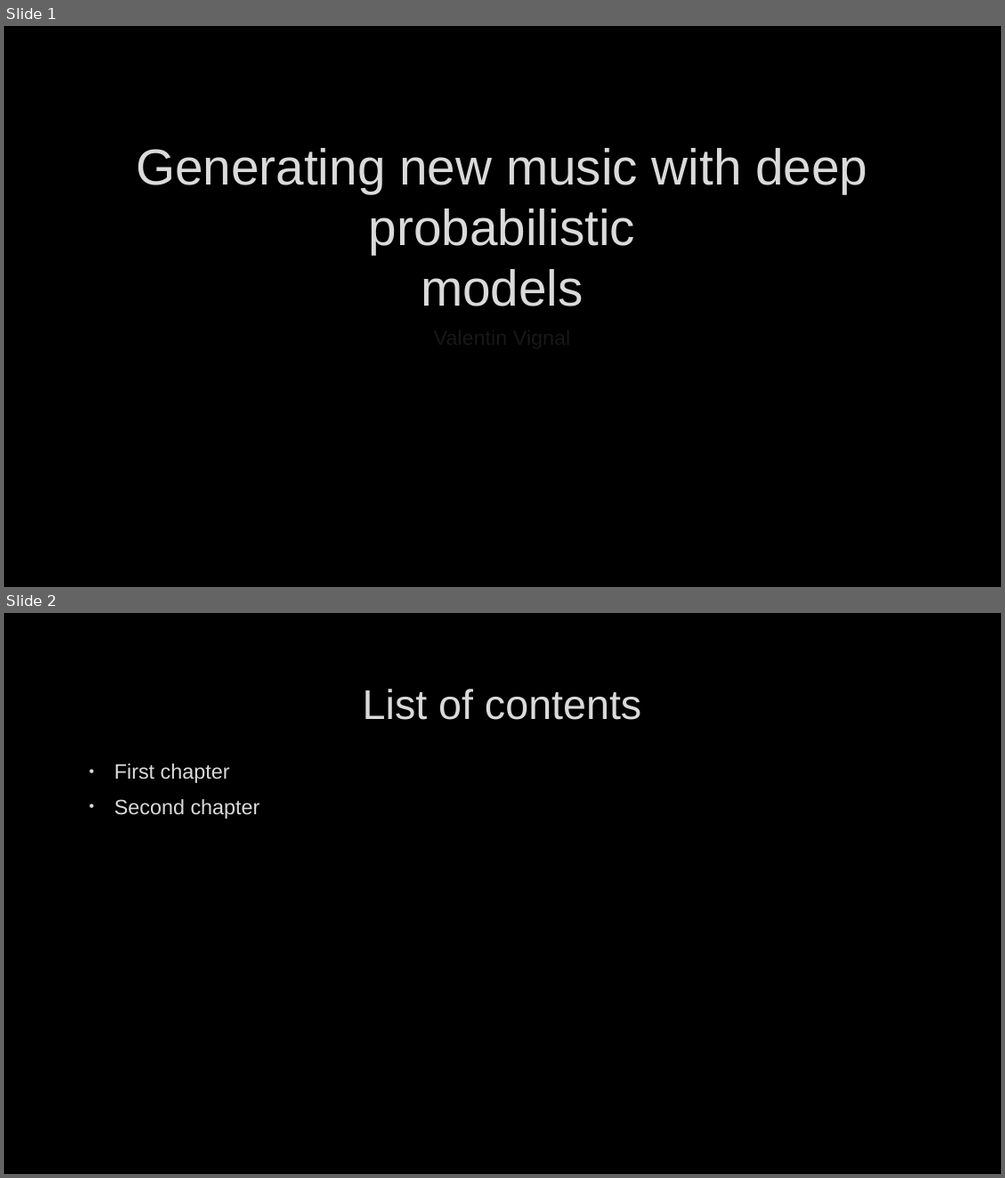
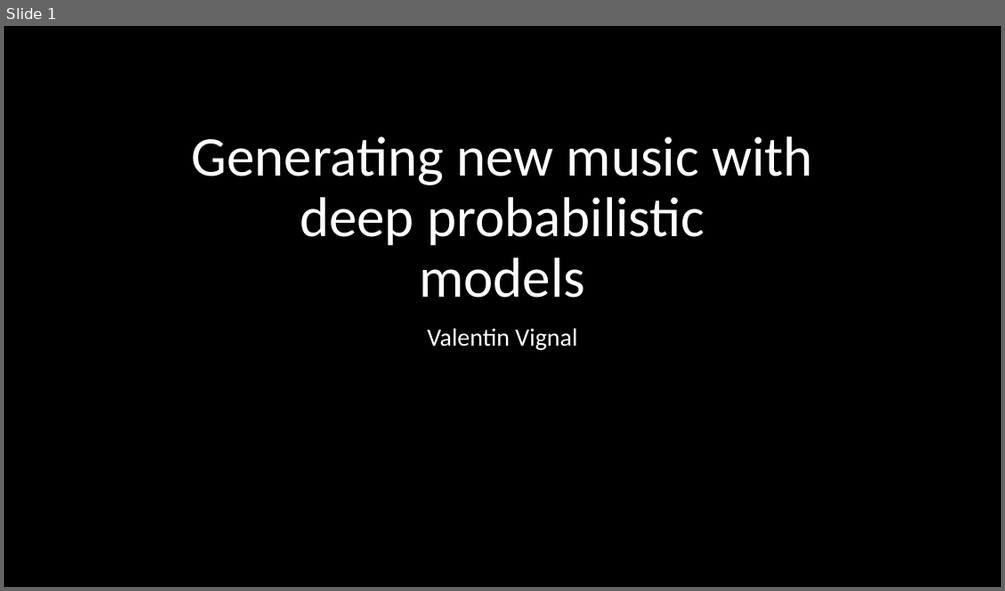
Before and after one commit to ValentinVignal/Dissertation-Report, a slide deck: Presentation/Presentation.pptx. Shown one above the other, each under a label of ours: slides 1 and 2 before the commit, slide 1 after it. The pictures are 1005x1178 and 1005x591 pixels, drawn with LibreOffice and Linux fonts; fonts in the diff are those of the drawing; background and template pictures are left out. Boxes give left, top, right and bottom in pixels: in the first picture for what was removed or moved away, otherwise in the second. Text is boxed around its words. In the diff, an @@ line names an element or a change of style, - is before the commit and + after.

```diff
--- a/Presentation/Presentation.pptx
+++ b/Presentation/Presentation.pptx
@@ slide 2 removed at bbox=[4, 613, 1001, 1174], background picture (left out) @@
@@ title removed at bbox=[363, 689, 641, 720] @@
-List of contents
@@ text removed at bbox=[114, 763, 260, 819] @@
-• First chapter
-• Second chapter
@@ slide 1 changed as well @@
@@ title "Generating new music with deep ...": place and size @@
-title "Generating new music with deep ..." at bbox=[136, 148, 867, 306]
+title "Generating new music with deep ..." at bbox=[192, 136, 813, 297]
@@ title "Generating new music with deep ..." at bbox=[192, 136, 813, 297]: size 48.6 to 54 pt, font Arial to Calibri, text colour #DADADA to #FFFFFF, letter outline #404040 0.75 pt to none; line spacing 1 to 0.9 @@
@@ subtitle "Valentin Vignal": place and size @@
-subtitle "Valentin Vignal" at bbox=[116, 321, 888, 407]
+subtitle "Valentin Vignal" at bbox=[427, 328, 577, 350]
@@ subtitle "Valentin Vignal" at bbox=[427, 328, 577, 350]: size 20 to 24 pt, font Arial to Calibri, letter outline #404040 0.75 pt to none; line spacing 1 to 0.9 @@
```
Also in this commit, not shown: 30 slides added, 15 other files.
